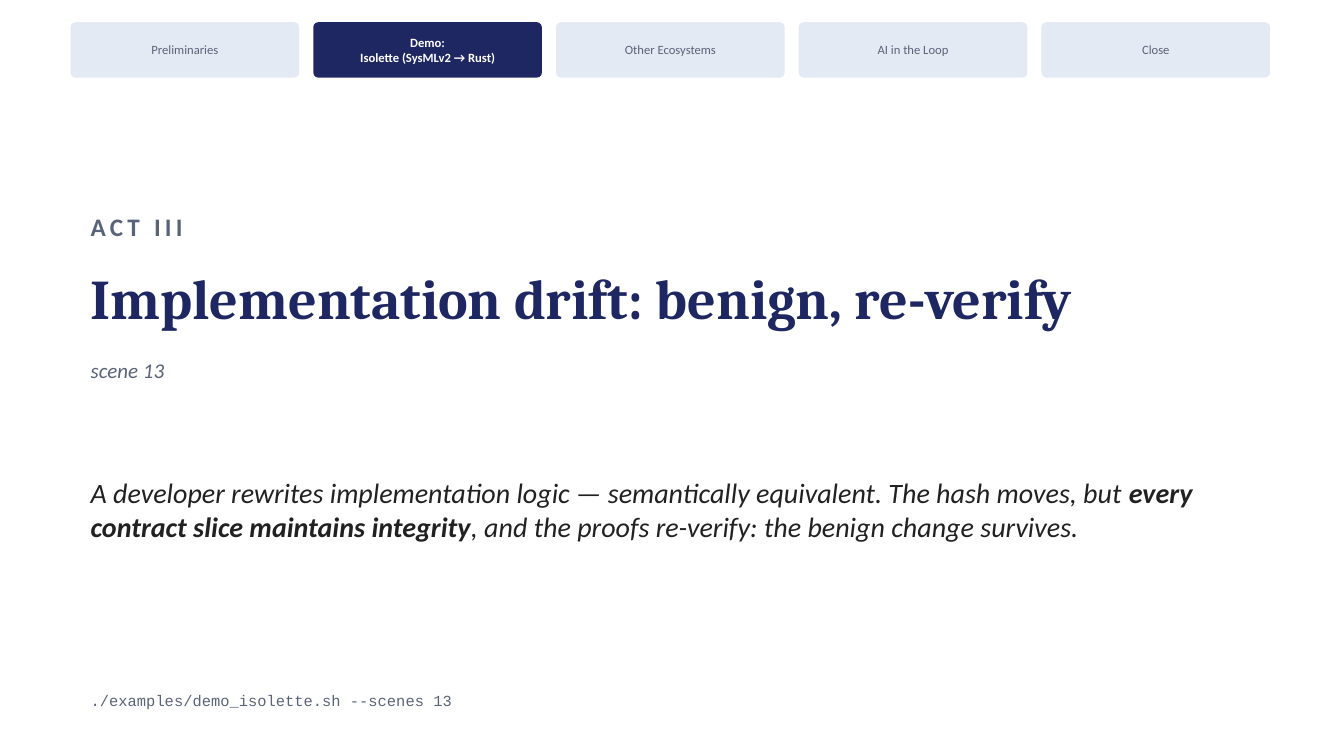
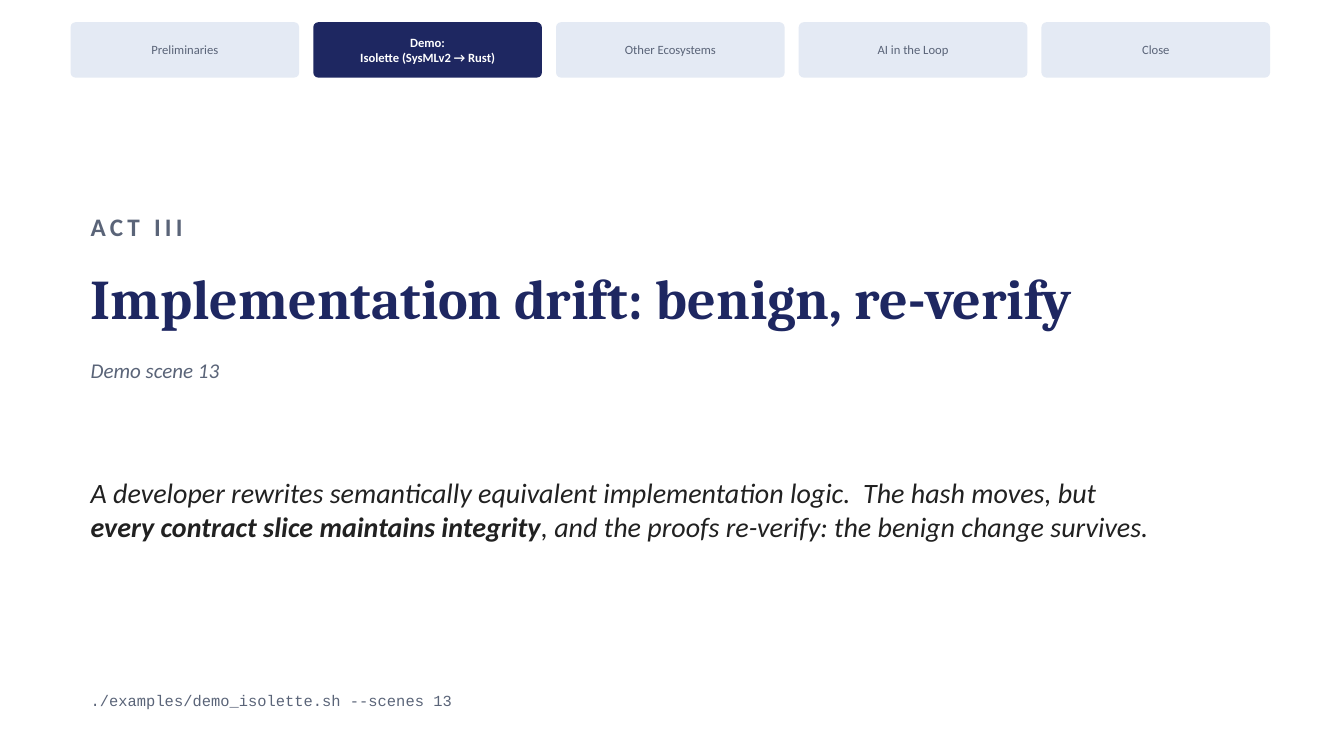
Before and after one commit to ku-sldg/pybb, a slide deck: slide 11 of docs/video_slides_draft.pptx. Drawn at 1344x756 pixels with LibreOffice and Linux fonts; fonts in the diff are those of the drawing. Boxes give left, top, right and bottom in pixels: in the first picture for what was removed or moved away, otherwise in the second. Text is boxed around its words. In the diff, an @@ line names an element or a change of style, - is before the commit and + after.

```diff
--- a/docs/video_slides_draft.pptx
+++ b/docs/video_slides_draft.pptx
@@ text at (x1=91, y1=364, x2=219, y2=378): text changed @@
-scene 13
+Demo scene 13
@@ text at (x1=91, y1=483, x2=1148, y2=542): text changed @@
-A developer rewrites implementation logic — semantically equivalent. The hash moves, but every contract slice maintains integrity, and the proofs re-verify: the benign change survives.
+A developer rewrites semantically equivalent implementation logic. The hash moves, but
+every contract slice maintains integrity, and the proofs re-verify: the benign change survives.
```
Also in this commit, not shown: 10 other slides changed, 2 other files.
